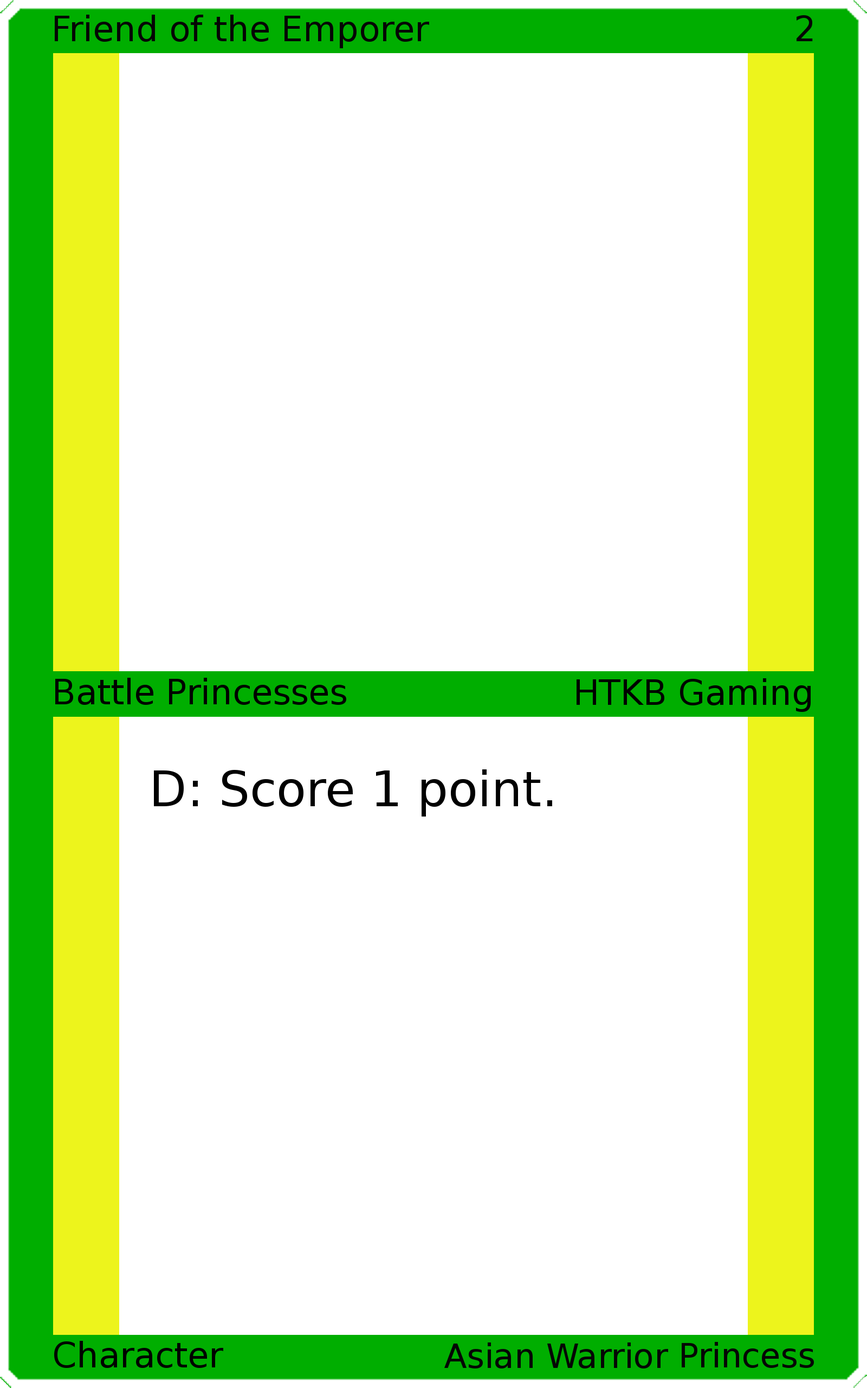
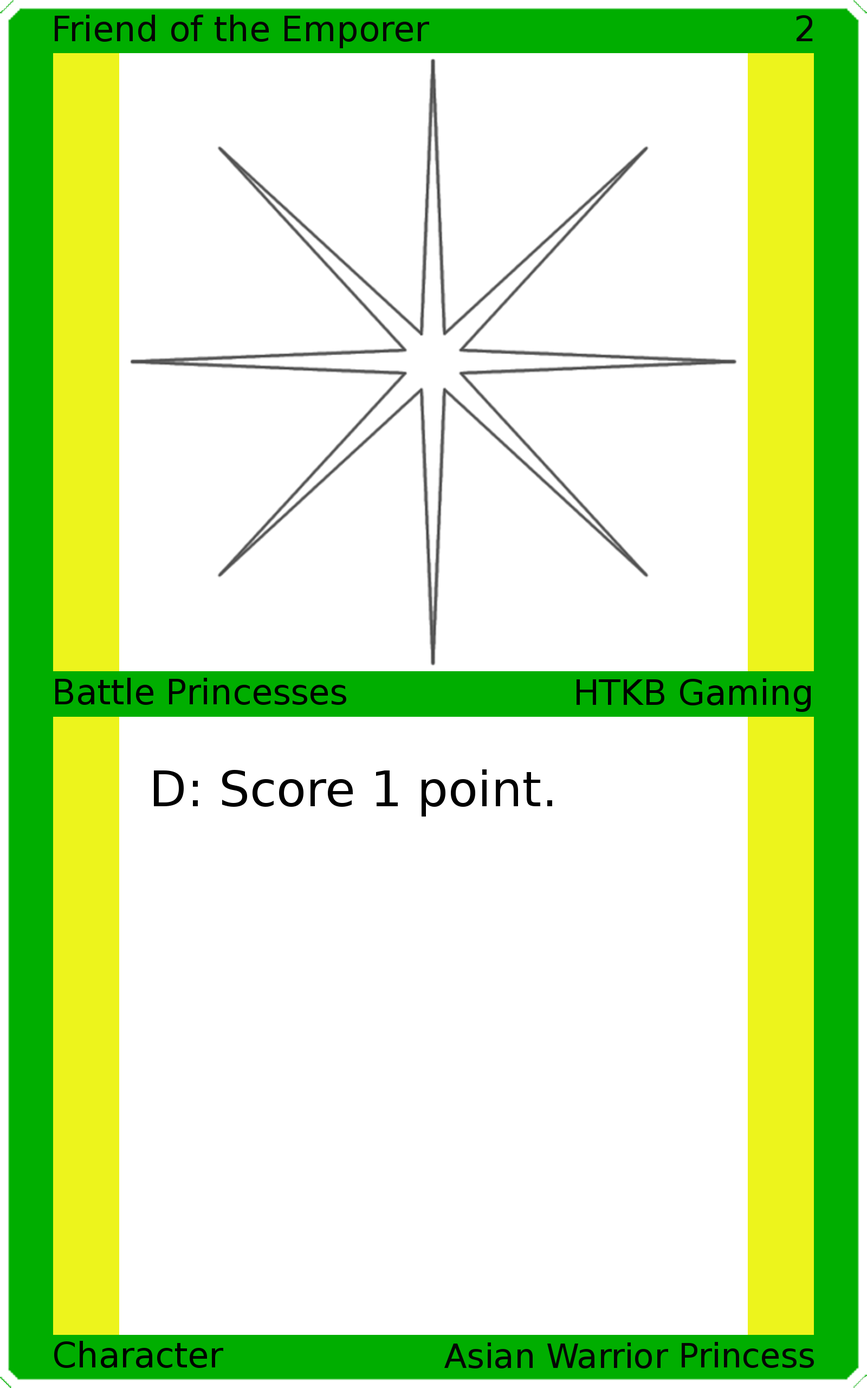
Comparing the layer stacks of the two (867, 1388) images. Changes:
added layer "Art" above "Top Background" over [129, 57, 738, 666]
